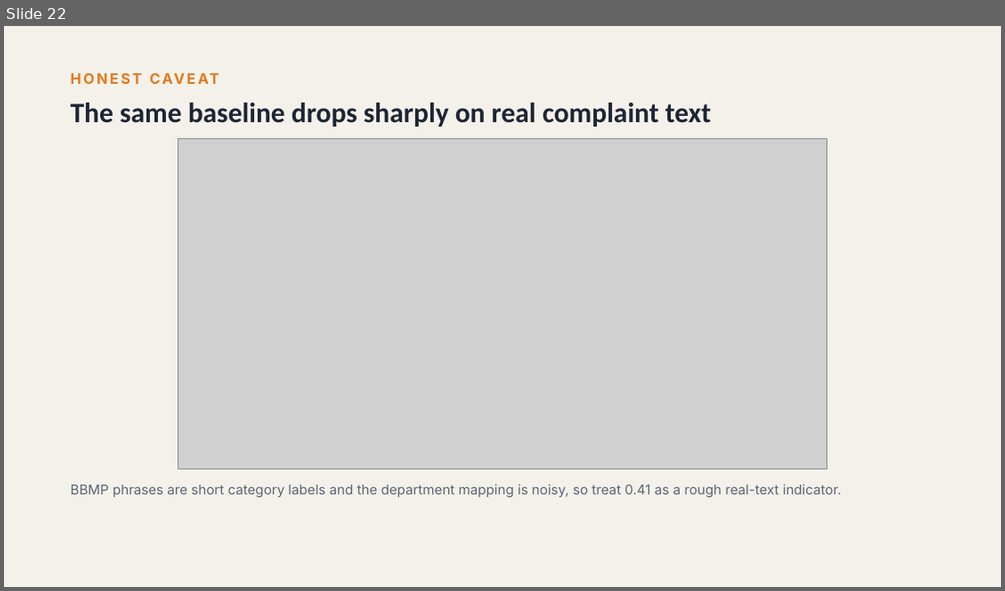
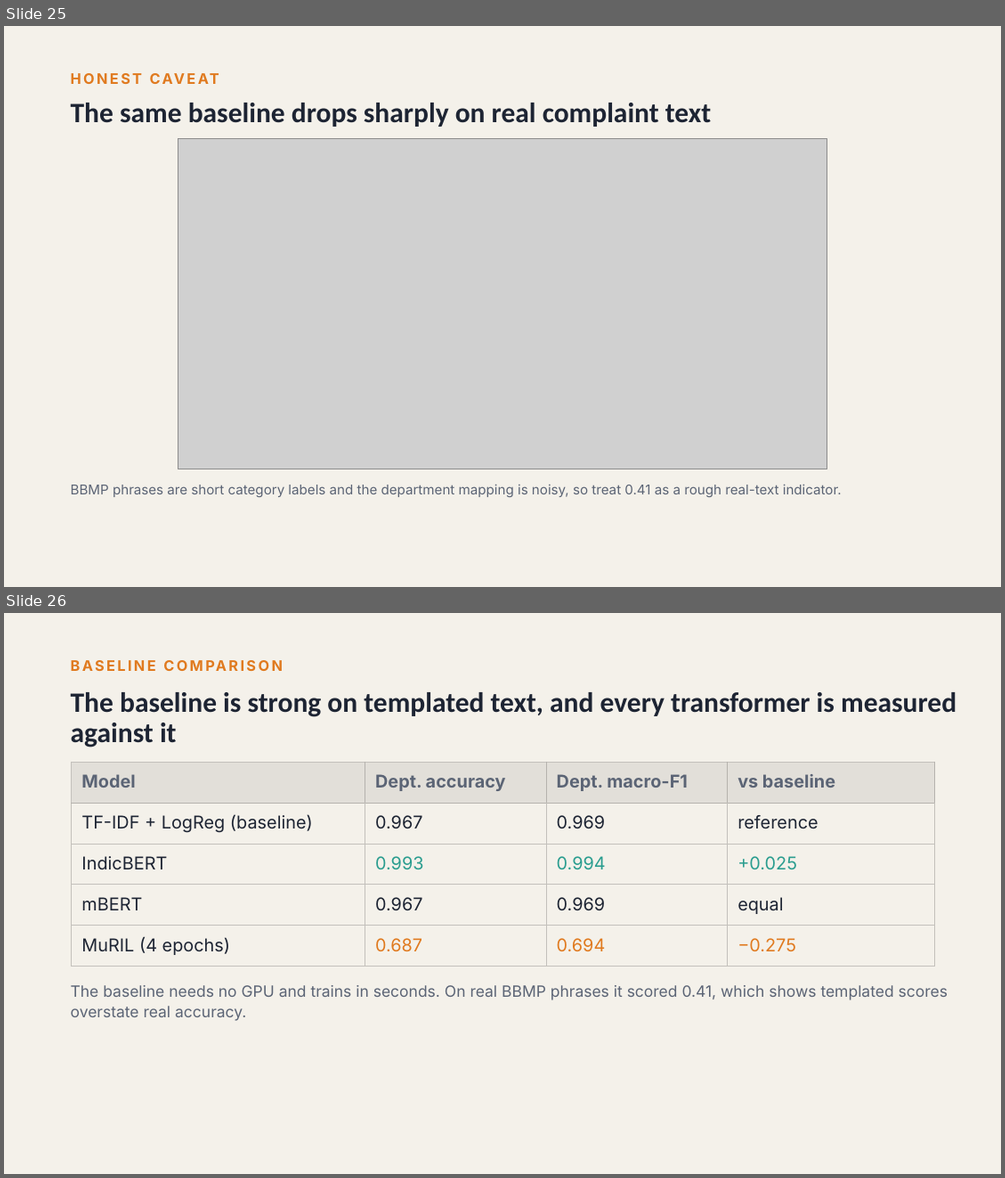
Before and after one commit to sam131725/public_grievenes, a slide deck: docs/slides/P8_Mid-term_Review.pptx. Shown one above the other, each under a label of ours: slide 22 before the commit, slides 25 and 26 after it. The pictures are 1005x591 and 1005x1178 pixels, drawn with LibreOffice and Linux fonts; fonts in the diff are those of the drawing; grey boxes stand for pictures. Boxes give left, top, right and bottom in pixels: in the first picture for what was removed or moved away, otherwise in the second. Text is boxed around its words. In the diff, an @@ line names an element or a change of style, - is before the commit and + after.

```diff
--- a/docs/slides/P8_Mid-term_Review.pptx
+++ b/docs/slides/P8_Mid-term_Review.pptx
@@ slide 26 added at [4, 613, 1001, 1174], background #F4F1EA @@
@@ text added at [71, 655, 961, 676], 14 pt, text #E07A1F, bold @@
+BASELINE COMPARISON
@@ title added at [71, 692, 956, 747], 27 pt, text #1D2433, bold @@
+The baseline is strong on templated text, and every transformer is measured against it
@@ table added at [72, 762, 933, 966], 5 rows, 4 columns @@
+Model | Dept. accuracy | Dept. macro-F1 | vs baseline
+TF-IDF + LogReg (baseline) | 0.967 | 0.969 | reference
+IndicBERT | 0.993 | 0.994 | +0.025
+mBERT | 0.967 | 0.969 | equal
+MuRIL (4 epochs) | 0.687 | 0.694 | −0.275
@@ text added at [71, 985, 947, 1021], 15 pt, text #5B6475 @@
+The baseline needs no GPU and trains in seconds. On real BBMP phrases it scored 0.41, which shows templated scores overstate real accuracy.
@@ what was slide 22 is now slide 25 @@
```
Also in this commit, not shown: 1 slide changed, 3 other slides added.
